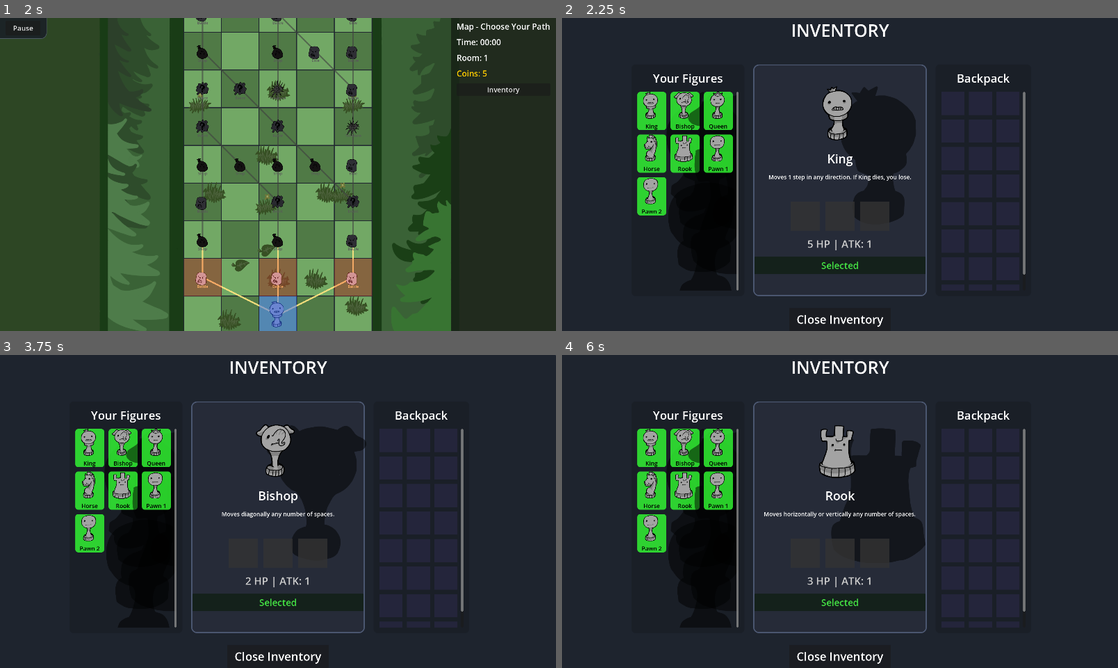
Above: before the commit, frames 1-4 (two rows, left to right).
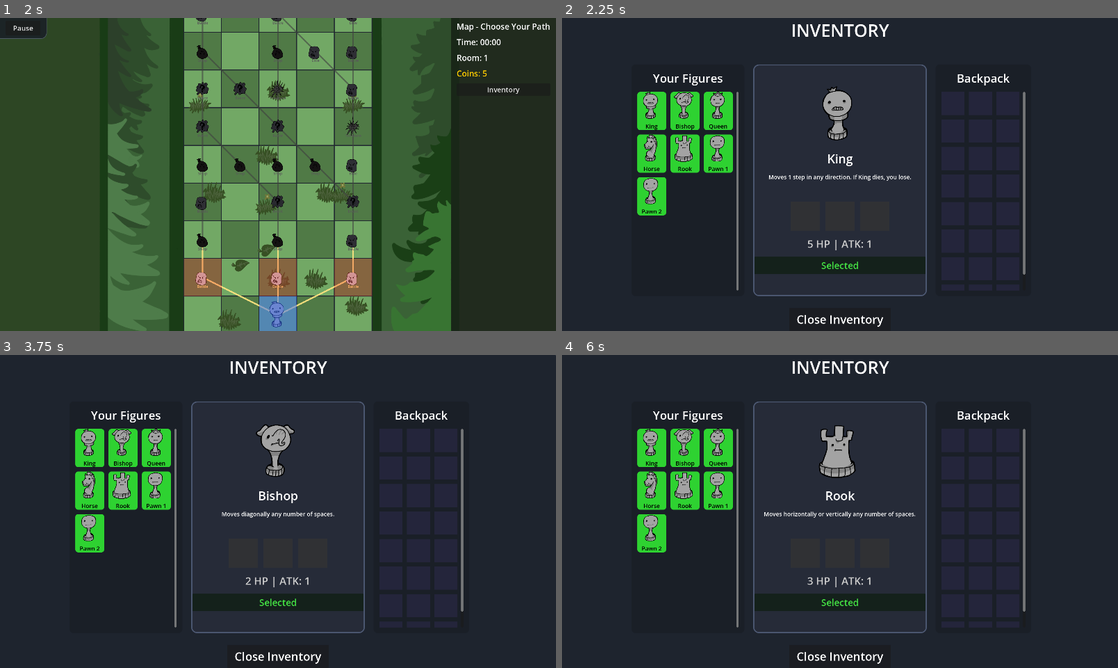
Above: after the commit, the same moments.

Repository: VAXVORTEX/Chessodd
Game: Godot game, scene res://Main.tscn
Same seed, same stepped clock (60 frames per second), same inputs: the game is played once before the commit and once after it.
Inputs (mouse positions are in pixels of both pictures, inside the frame that each line leads up to):
- Up to frame 1 (2 s): click "Play" at 0.5 s; click "Slot 1 - Empty" at 1.25 s
- Up to frame 2 (2.25 s): click "Inventory" at 2 s
- Up to frame 3 (3.75 s): click (88, 442) at 2.77 s; click (122, 442) at 3.52 s
- Up to frame 4 (6 s): click (717, 442) at 4.27 s; click (650, 486) at 5.02 s; click (684, 486) at 5.77 s

Frame 1 is identical in both runs. In frame 2, 6.7% of the frame differs, in the area x 20-64%, y 22-82%; in frame 3, 6.8%; in frame 4, 7.4%, in the area x 20-66%, y 23-82%.

Commit message:
fix: logic updates - spore cap, fungus win condition, poison timing, figurecatcher bleed removed, inventory shadow sizes, levelup crystal position

Diff:
--- a/Main.gd
+++ b/Main.gd
@@ -1633,9 +1633,7 @@
 				target_piece.poison_stacks += 1
 				target_piece.attack_damage = max(0, target_piece.attack_damage - 1)
 				vfx_manager.show_floating_text(target_pos, "POISON +1, ATK -1", Color.PURPLE)
-			if is_instance_valid(piece) and piece.piece_type == PieceType.FIGURECATCHER:
-				target_piece.bleed_stacks += 1
-				vfx_manager.show_floating_text(target_pos, "+1 BLEED", Color.DARK_RED)
+
 			if is_instance_valid(piece) and piece.piece_type == PieceType.BEAR:
 				var push_dir = (target_pos - g_pos).normalized()
 				push_dir = Vector2(round(push_dir.x), round(push_dir.y))
@@ -2071,7 +2069,7 @@
 
 	var real_bots_left = 0
 	for b in bot_pawns:
-		if is_instance_valid(b) and not b.has_meta("is_obstacle"):
+		if is_instance_valid(b) and (not b.has_meta("is_obstacle") or b.piece_type == PieceType.FUNGUS):
 			real_bots_left += 1
 
 	if not king_alive or player_pawns.is_empty():
@@ -2503,6 +2501,10 @@
 
 		var pick = chosen_pool[randi() % chosen_pool.size()]
 		var utype = pick.type
+		if utype == PieceType.SPORE:
+			for i in range(unique_pool.size()-1, -1, -1):
+				if unique_pool[i].type == PieceType.SPORE:
+					unique_pool.remove_at(i)
 		current_points += pick.cost
 
 		var spot = empty_bot_spots.pop_back()
--- a/scripts/CombatManager.gd
+++ b/scripts/CombatManager.gd
@@ -48,7 +48,7 @@
 			p.burn_stacks -= 1
 			if p.burn_stacks < 0: p.burn_stacks = 0
 
-		if p.poison_stacks > 0 and p.is_player != is_player_turn:
+		if p.poison_stacks > 0 and p.is_player == is_player_turn:
 			main.take_damage(p, p.poison_stacks, null)
 			main.vfx_manager.show_floating_text(p.grid_pos, "POISON -%d" % p.poison_stacks, Color.GREEN)
 			p.poison_stacks -= 1
--- a/scripts/InventoryManager.gd
+++ b/scripts/InventoryManager.gd
@@ -199,6 +199,7 @@
 		shad1.modulate = Color(0, 0, 0, 0.5)
 		shad1.position = Vector2(3, 3)
 		shad1.set_anchors_and_offsets_preset(Control.PRESET_FULL_RECT)
+		shad1.expand_mode = TextureRect.EXPAND_IGNORE_SIZE
 		shad1.stretch_mode = TextureRect.STRETCH_KEEP_ASPECT_CENTERED
 		shad1.show_behind_parent = true
 		tbtn.add_child(shad1)
@@ -265,6 +266,7 @@
 		shad2.modulate = Color(0, 0, 0, 0.5)
 		shad2.position = Vector2(8, 8)
 		shad2.set_anchors_and_offsets_preset(Control.PRESET_FULL_RECT)
+		shad2.expand_mode = TextureRect.EXPAND_IGNORE_SIZE
 		shad2.stretch_mode = TextureRect.STRETCH_KEEP_ASPECT_CENTERED
 		shad2.show_behind_parent = true
 		main.inv_piece_tex.add_child(shad2)
--- a/scripts/LevelUpScreen.gd
+++ b/scripts/LevelUpScreen.gd
@@ -120,7 +120,7 @@
 	btn_left.position = center + Vector2(-290, 140)
 
 	btn_right.size = Vector2(300, 300)
-	btn_right.position = center + Vector2(130, 140)
+	btn_right.position = center + Vector2(90, 140)
 
 	var lbl_title = Label.new()
 	lbl_title.text = "Level up"
